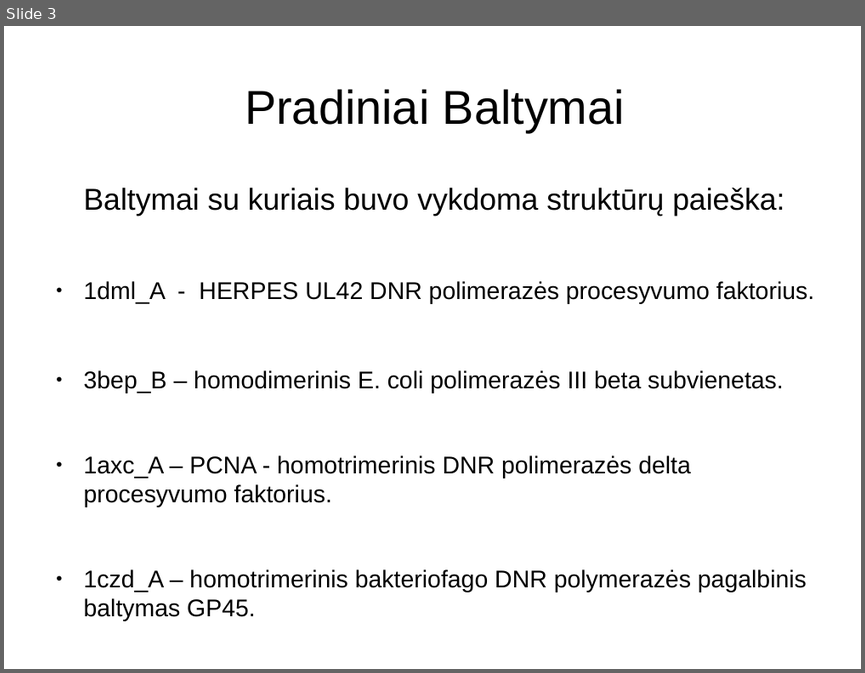
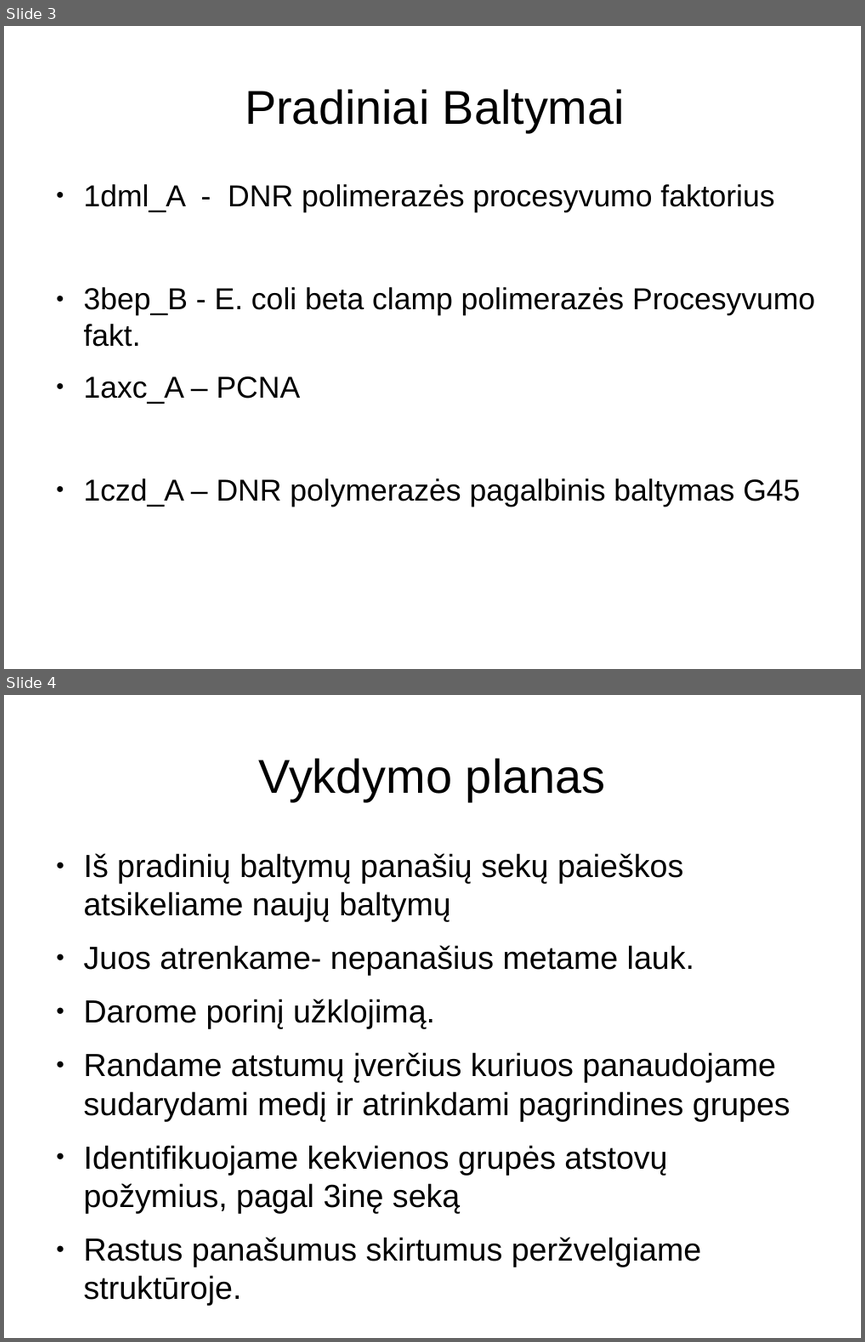
Before and after one commit to Luksys5/LT_programos, a slide deck: Kursinis.odp. Shown one above the other, each under a label of ours: slide 3 before the commit, slides 3 and 4 after it. The pictures are 865x673 and 865x1342 pixels, drawn with LibreOffice and Linux fonts; fonts in the diff are those of the drawing. Boxes give left, top, right and bottom in pixels: in the first picture for what was removed or moved away, otherwise in the second. Text is boxed around its words. In the diff, an @@ line names an element or a change of style, - is before the commit and + after.

```diff
--- a/Kursinis.odp
+++ b/Kursinis.odp
@@ slide 4 added at box(4, 695, 861, 1338), background #FFFFFF @@
@@ title added at box(259, 758, 606, 801), 44 pt, text #000000 @@
+Vykdymo planas
@@ text added at box(84, 853, 790, 1304), 29.6 pt, text #000000 @@
+● Iš pradinių baltymų panašių sekų paieškos atsikeliame naujų baltymų
+● Juos atrenkame- nepanašius metame lauk.
+● Darome porinį užklojimą.
+● Randame atstumų įverčius kuriuos panaudojame sudarydami medį ir atrinkdami pagrindines grupes
+● Identifikuojame kekvienos grupės atstovų požymius, pagal 3inę seką
+● Rastus panašumus skirtumus peržvelgiame struktūroje.
@@ slide 3 changed as well @@
@@ text at box(84, 184, 815, 506): text changed; size 22.4 to 28 pt @@
-Baltymai su kuriais buvo vykdoma struktūrų paieška:
-● 1dml_A - HERPES UL42 DNR polimerazės procesyvumo faktorius.
-● 3bep_B – homodimerinis E. coli polimerazės III beta subvienetas.
-● 1axc_A – PCNA - homotrimerinis DNR polimerazės delta procesyvumo faktorius.
-● 1czd_A – homotrimerinis bakteriofago DNR polymerazės pagalbinis baltymas GP45.
+● 1dml_A - DNR polimerazės procesyvumo faktorius
+● 3bep_B - E. coli beta clamp polimerazės Procesyvumo fakt.
+● 1axc_A – PCNA
+● 1czd_A – DNR polymerazės pagalbinis baltymas G45
```
Also in this commit, not shown: 1 other slide changed, 7 other slides added, 12 slides removed, 1 other file.
